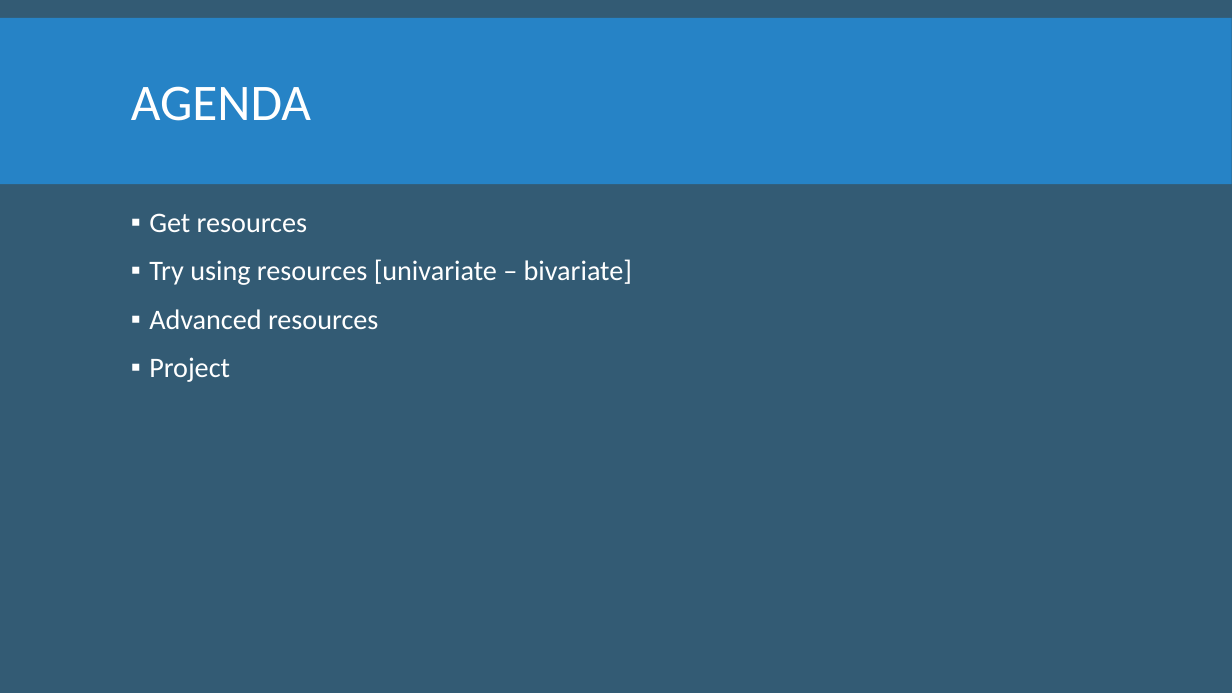
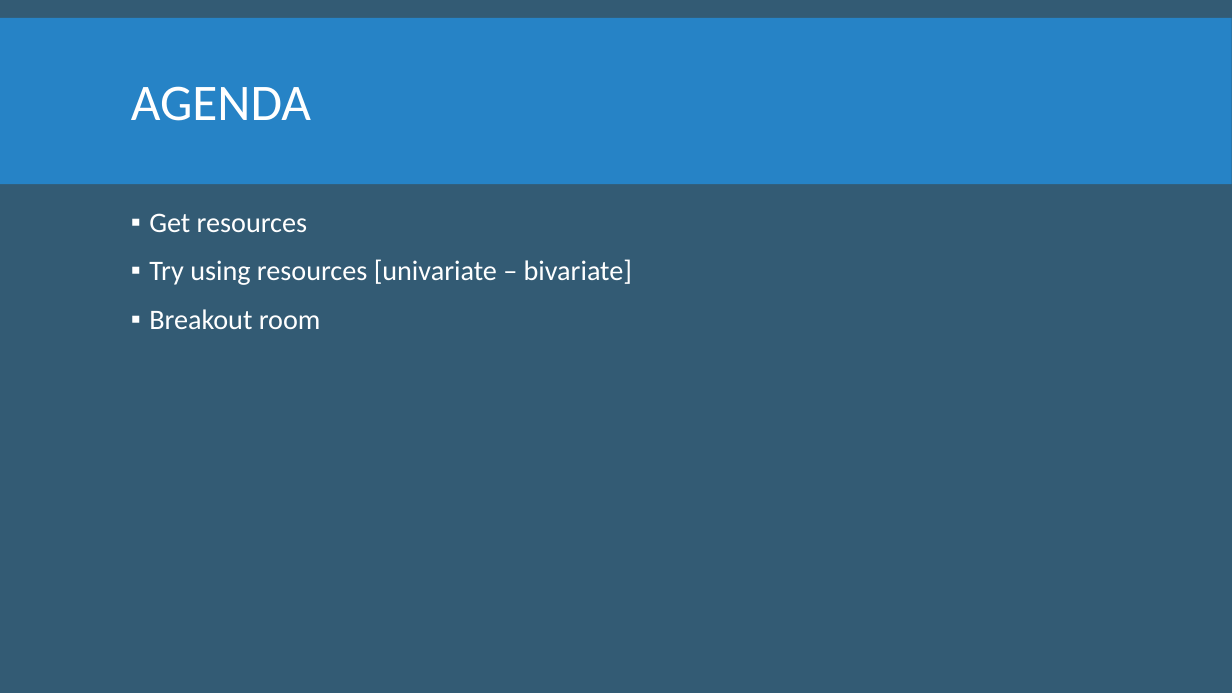
Before and after one commit to santarabantoosoo/Data-Analyst-ND-presentations, a slide deck: slide 1 of s7_univariate_bivariate_viz/s7.pptx. Drawn at 1232x693 pixels with LibreOffice and Linux fonts; fonts in the diff are those of the drawing; background and template pictures are left out. Boxes give left, top, right and bottom in pixels: in the first picture for what was removed or moved away, otherwise in the second. Text is boxed around its words. In the diff, an @@ line names an element or a change of style, - is before the commit and + after.

```diff
--- a/s7_univariate_bivariate_viz/s7.pptx
+++ b/s7_univariate_bivariate_viz/s7.pptx
@@ text at (x1=149, y1=309, x2=321, y2=329): text changed @@
-▪ Advanced resources
-▪ Project
+▪ Breakout room
```
Also in this commit, not shown: 3 other slides changed, 1 slide added, 1 other file.
